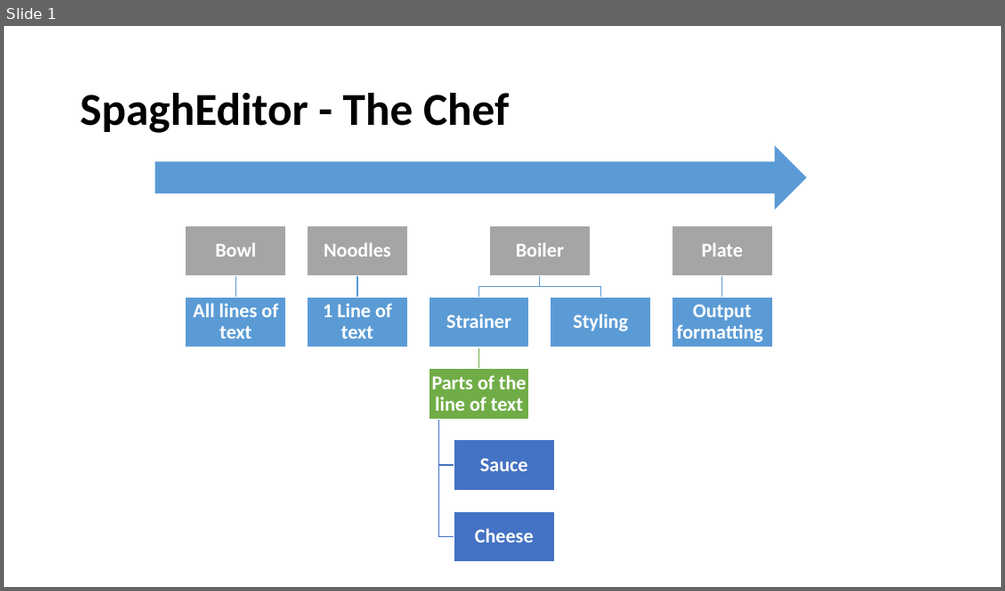
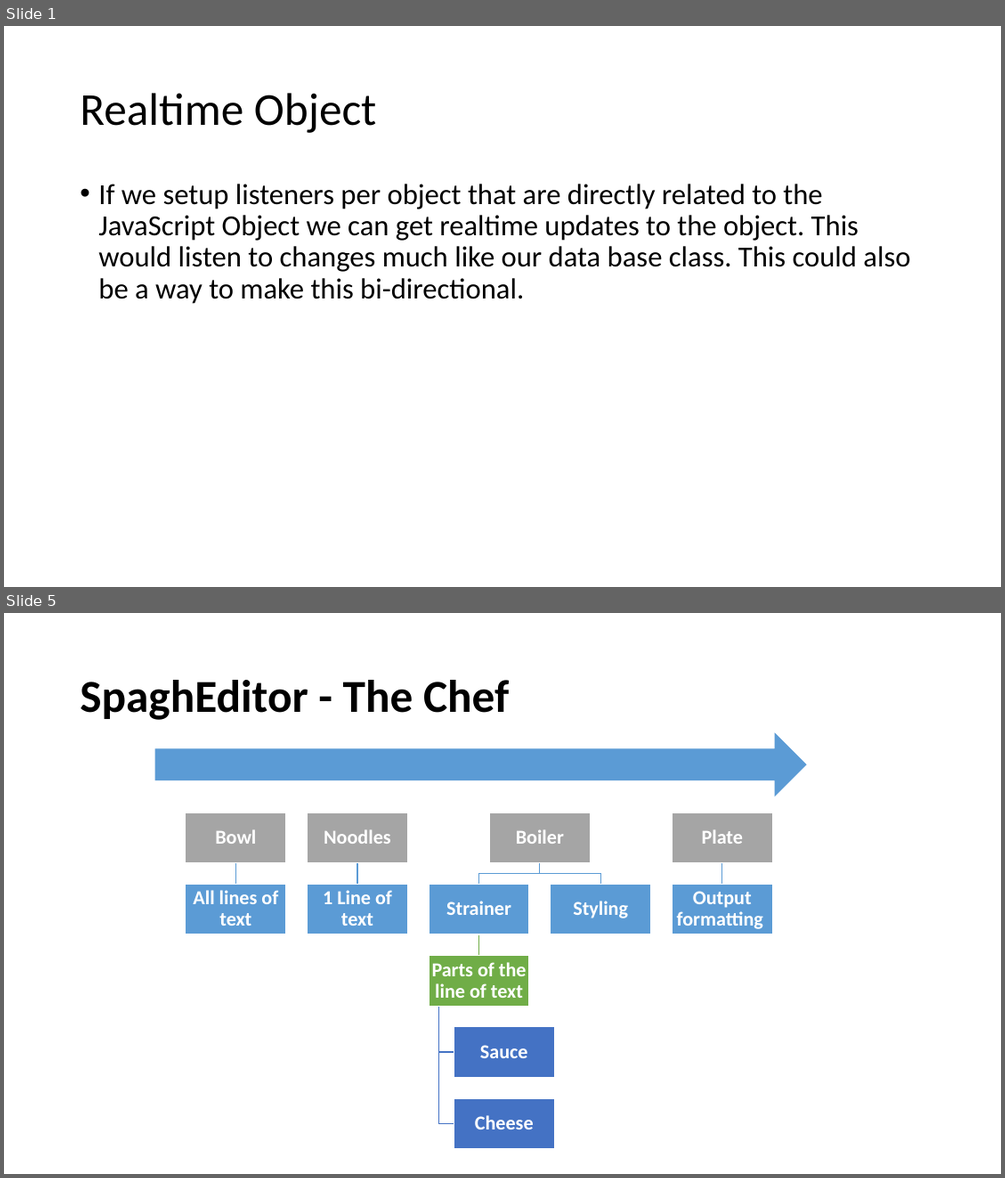
Before and after one commit to ctrachte/SpaghEditor, a slide deck: Process.pptx. Shown one above the other, each under a label of ours: slide 1 before the commit, slides 1 and 5 after it; the slides between them are not shown. The pictures are 1005x591 and 1005x1178 pixels, drawn with LibreOffice and Linux fonts; fonts in the diff are those of the drawing. Boxes give left, top, right and bottom in pixels: in the first picture for what was removed or moved away, otherwise in the second. Text is boxed around its words. In the diff, an @@ line names an element or a change of style, - is before the commit and + after.

Commit message:
WIP
Parse HTML class structure
Debugging
Documentation

```diff
--- a/Process.pptx
+++ b/Process.pptx
@@ slide 1 added at [4, 26, 1001, 587], background #FFFFFF @@
@@ title added at [80, 93, 377, 133], 44 pt, text #000000 @@
+Realtime Object
@@ text added at [98, 184, 910, 304], 28 pt, text #000000 @@
+• If we setup listeners per object that are directly related to the JavaScript Object we can get realtime updates to the object. This would listen to changes much like our data base class. This could also be a way to make this bi-directional.
@@ what was slide 1 is now slide 5 @@
```
Also in this commit, not shown: 3 other slides added, 4 other files.
